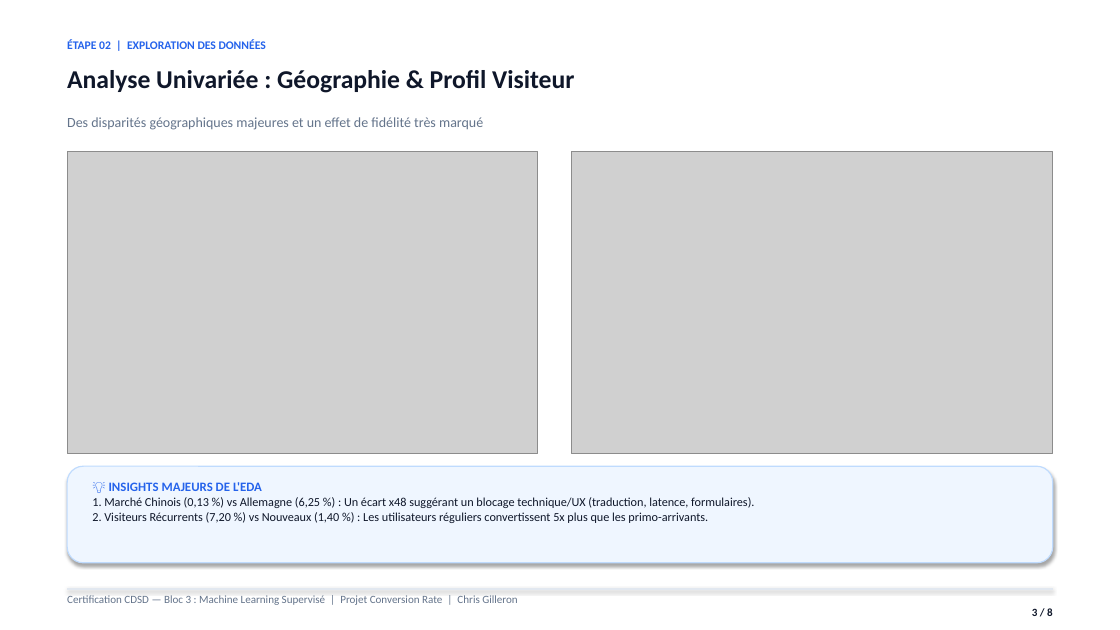
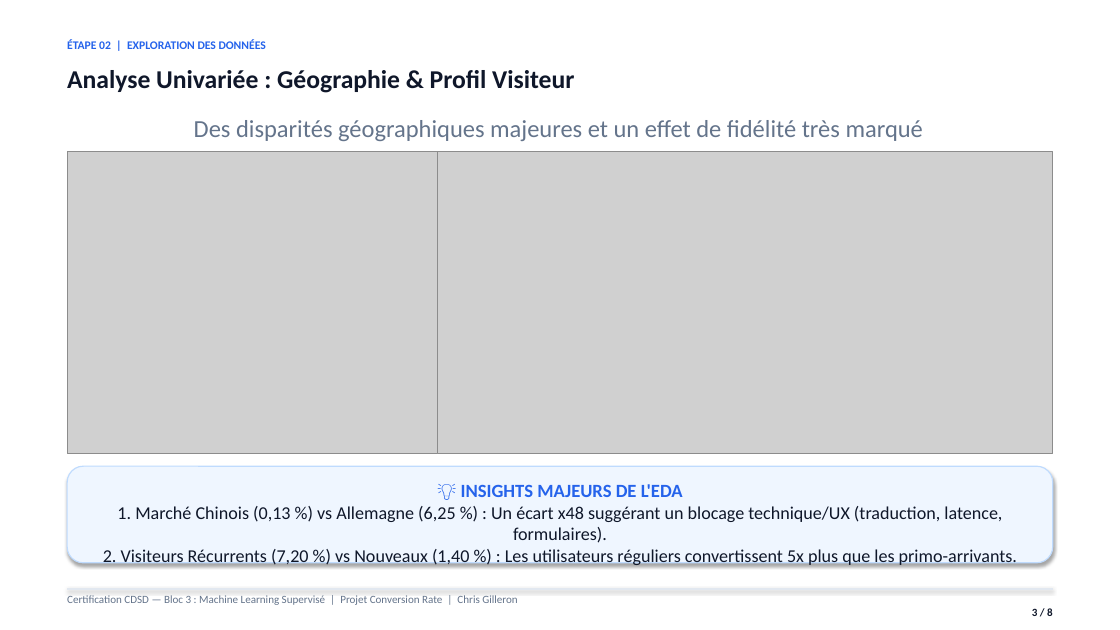
Before and after one commit to Elkristobal59/CERTIFICATION_CDSD, a slide deck: slide 3 of Bloc_3_Machine_Learning/Conversion_Rate/Conversion_rate_presentation.pptx. Drawn at 1120x630 pixels with LibreOffice and Linux fonts; fonts in the diff are those of the drawing; grey boxes stand for pictures. Boxes give left, top, right and bottom in pixels: in the first picture for what was removed or moved away, otherwise in the second. Text is boxed around its words. In the diff, an @@ line names an element or a change of style, - is before the commit and + after.

```diff
--- a/Bloc_3_Machine_Learning/Conversion_Rate/Conversion_rate_presentation.pptx
+++ b/Bloc_3_Machine_Learning/Conversion_Rate/Conversion_rate_presentation.pptx
@@ text "Des disparités géographiques majeures et ..." at (194,120,923,141): size 12 to 21 pt; alignment left to centre @@
@@ picture: place and size @@
-picture at (67,151,538,454)
+picture at (67,151,437,454)
@@ picture: place and size @@
-picture at (571,151,1053,454)
+picture at (437,151,1053,454)
@@ text "💡 INSIGHTS MAJEURS DE L'EDA" at (103,484,1017,567): size 11 to 16 pt in "💡 INSIGHTS MAJEURS DE L'EDA"; size 10.5 to 15.5 pt; alignment left to centre @@
```
Also in this commit, not shown: 5 other slides changed, 25 other files.
